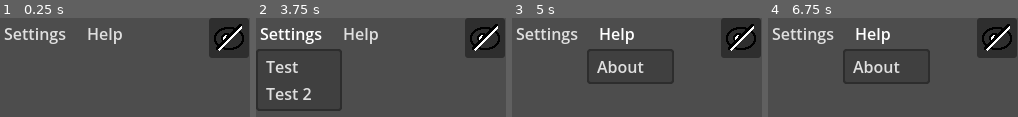
Above: before the commit, frames 1-4 (left to right).
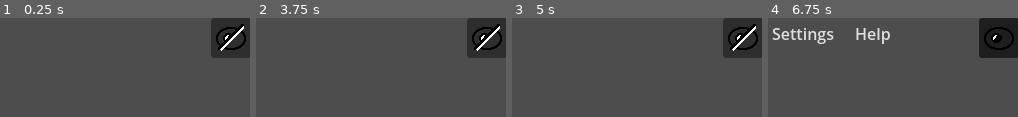
Above: after the commit, the same moments.

Repository: maxzuraw/clocks
Game: Godot game, scene res://start_page.tscn
The game is run twice, just before and just after one commit, with the same random seed, the same clock (stepped at 60 frames per second) and the same inputs.
Inputs (mouse positions are in pixels of both pictures, inside the frame that each line leads up to):
- Up to frame 1 (0.25 s): no input
- Up to frame 2 (3.75 s): click (486, 37) at 0.52 s; click (486, 37) at 1.27 s; click (486, 37) at 2.02 s; click (486, 37) at 2.77 s; click (291, 33) at 3.5 s, where only the run before the commit has a clickable "Settings"
- Up to frame 3 (5 s): click (617, 33) at 4.25 s, where only the run before the commit has a clickable "Help"
- Up to frame 4 (6.75 s): tap Enter at 5, 6.5 s; tap Space at 5.75 s

The runs differ from the first frame. In frame 1, 4.2% of the frame differs, in the area x 1-100%, y 0-41%; in frame 2, 8.1%, in the area x 0-100%, y 0-94%; in frame 3, 7.1%; in frame 4, 5.2%.

Commit message:
Powiązanie przycisku oka z pokazywaniem/ukrywaniem menu

Diff:
--- /dev/null
+++ b/menu/menu_bar.gd
@@ -0,0 +1,19 @@
+extends MenuBar
+
+
+# Called when the node enters the scene tree for the first time.
+func _ready() -> void:
+	hide()
+	pass # Replace with function body.
+
+
+# Called every frame. 'delta' is the elapsed time since the previous frame.
+func _process(delta: float) -> void:
+	pass
+
+
+func _on_show_hide_menu_toggled(toggled_on: bool) -> void:
+	if toggled_on:
+		show()
+	elif !toggled_on:
+		hide()
--- a/menu/show_hide_menu_button.tscn
+++ b/menu/show_hide_menu_button.tscn
@@ -4,15 +4,13 @@
 [ext_resource type="Script" uid="uid://t1oa56hcjbvj" path="res://menu/ShowHideMenuButton.gd" id="2_vn7lf"]
 [ext_resource type="Texture2D" uid="uid://byqni2qeo8343" path="res://icons/menu/hidden.png" id="3_2pkod"]
 
-[node name="ShowHideMenu" type="Node2D" unique_id=560448337]
-
-[node name="Button" type="Button" parent="." unique_id=1821122979]
-offset_right = 40.0
-offset_bottom = 40.0
+[node name="ShowHideMenu" type="Button" unique_id=1892138017]
+offset_right = 46.0
+offset_bottom = 34.0
 toggle_mode = true
-icon = ExtResource("1_lypkd")
+icon = ExtResource("3_2pkod")
 script = ExtResource("2_vn7lf")
 visibleIcon = ExtResource("1_lypkd")
 hiddenIcon = ExtResource("3_2pkod")
 
-[connection signal="toggled" from="Button" to="Button" method="_on_toggled"]
+[connection signal="toggled" from="." to="." method="_on_toggled"]
--- a/start_page.tscn
+++ b/start_page.tscn
@@ -1,12 +1,14 @@
 [gd_scene format=3 uid="uid://b7u5xrqgimfj0"]
 
 [ext_resource type="PackedScene" uid="uid://dhgjpmy4cy2yp" path="res://menu/show_hide_menu_button.tscn" id="1_mx1rd"]
+[ext_resource type="Script" uid="uid://yuaow0ubryjf" path="res://menu/menu_bar.gd" id="1_urypa"]
 
 [node name="Node2D" type="Node2D" unique_id=828434851]
 
 [node name="MenuBar" type="MenuBar" parent="." unique_id=887478961]
 offset_right = 174.0
 offset_bottom = 40.0
+script = ExtResource("1_urypa")
 
 [node name="SettingsButton" type="MenuButton" parent="MenuBar" unique_id=34994307]
 layout_mode = 0
@@ -31,4 +33,8 @@
 popup/item_0/id = 0
 
 [node name="ShowHideMenu" parent="." unique_id=560448337 instance=ExtResource("1_mx1rd")]
-position = Vector2(209, 0)
+offset_left = 211.0
+offset_right = 251.0
+offset_bottom = 40.0
+
+[connection signal="toggled" from="ShowHideMenu" to="MenuBar" method="_on_show_hide_menu_toggled"]
Not shown, added: menu/menu_bar.gd.uid
